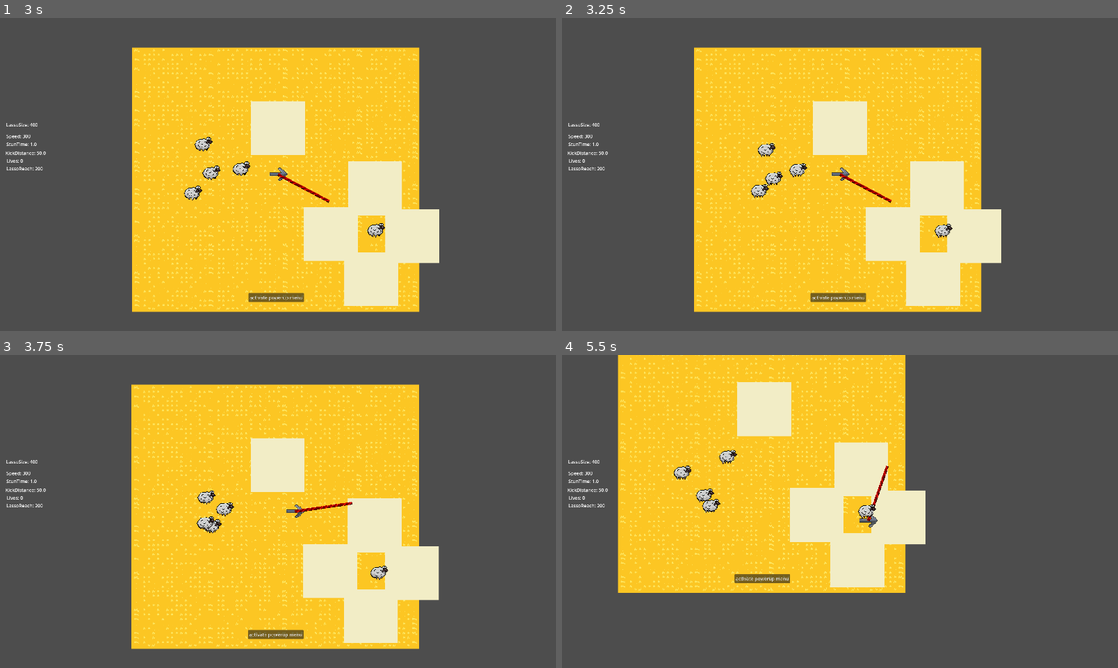
Above: before the commit, frames 1-4 (two rows, left to right).
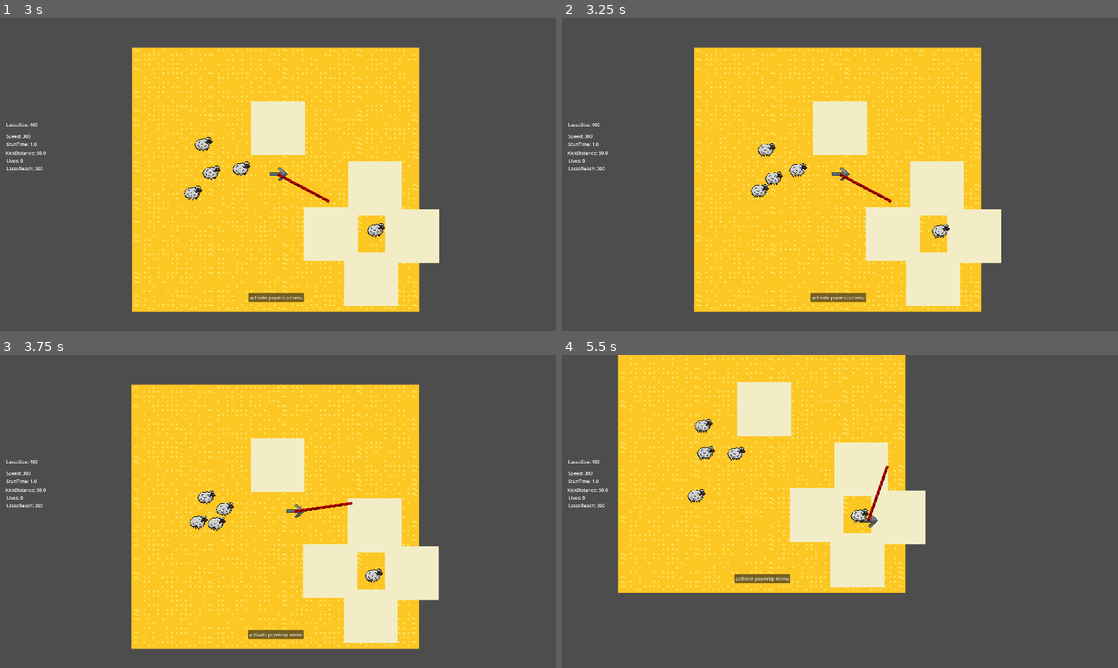
Above: after the commit, the same moments.

Repository: kinghos/GMTK-Game-Jam-2025
Game: Godot game, scene res://scenes/ui/title_screen.tscn
Same seed, same stepped clock (60 frames per second), same inputs: the game is played once before the commit and once after it.
Inputs (mouse positions are in pixels of both pictures, inside the frame that each line leads up to):
- Up to frame 1 (3 s): click "PLAY" at 0.5 s; click (528, 305) at 1.25 s; click (528, 305) at 2 s; click (533, 309) at 2.75 s
- Up to frame 2 (3.25 s): no input
- Up to frame 3 (3.75 s): move the mouse to (400, 495) at 3.52 s; hold Right (Right) from 3.53 s (still down); hold Space (Kick) from 3.53 s (still down); click (400, 495) at 3.67 s
- Up to frame 4 (5.5 s): move the mouse to (728, 527) at 4.27 s; release Right (Right) at 4.28 s; release Space (Kick) at 4.28 s; hold S (Down) 4.28-5.03 s; tap Space (Kick) at 4.35 s; move the mouse to (895, 442) at 5.02 s; hold Right (Right) from 5.03 s (still down); hold Space (Kick) from 5.03 s (still down)

Frame 1 is identical in both runs. In frame 2, less than 0.1% of the frame differs, in the area x 66-71%, y 65-71%; in frame 3, 0.3%; in frame 4, 0.9%, in the area x 20-57%, y 20-54%.

Commit message:
Update sheep.tscn

Diff:
--- a/scenes/animals/sheep.tscn
+++ b/scenes/animals/sheep.tscn
@@ -51,8 +51,8 @@
 "speed": 9.0
 }]
 
-[sub_resource type="RectangleShape2D" id="RectangleShape2D_n54i3"]
-size = Vector2(11, 13)
+[sub_resource type="CapsuleShape2D" id="CapsuleShape2D_ntctc"]
+height = 25.9882
 
 [sub_resource type="CircleShape2D" id="CircleShape2D_ntctc"]
 radius = 18.0
@@ -156,8 +156,9 @@
 autoplay = "walk"
 
 [node name="CollisionShape2D" parent="." index="1"]
-position = Vector2(-0.5, -0.5)
-shape = SubResource("RectangleShape2D_n54i3")
+position = Vector2(-2, -0.5)
+rotation = 1.54066
+shape = SubResource("CapsuleShape2D_ntctc")
 
 [node name="KickRange" parent="." index="2"]
 collision_layer = 16
